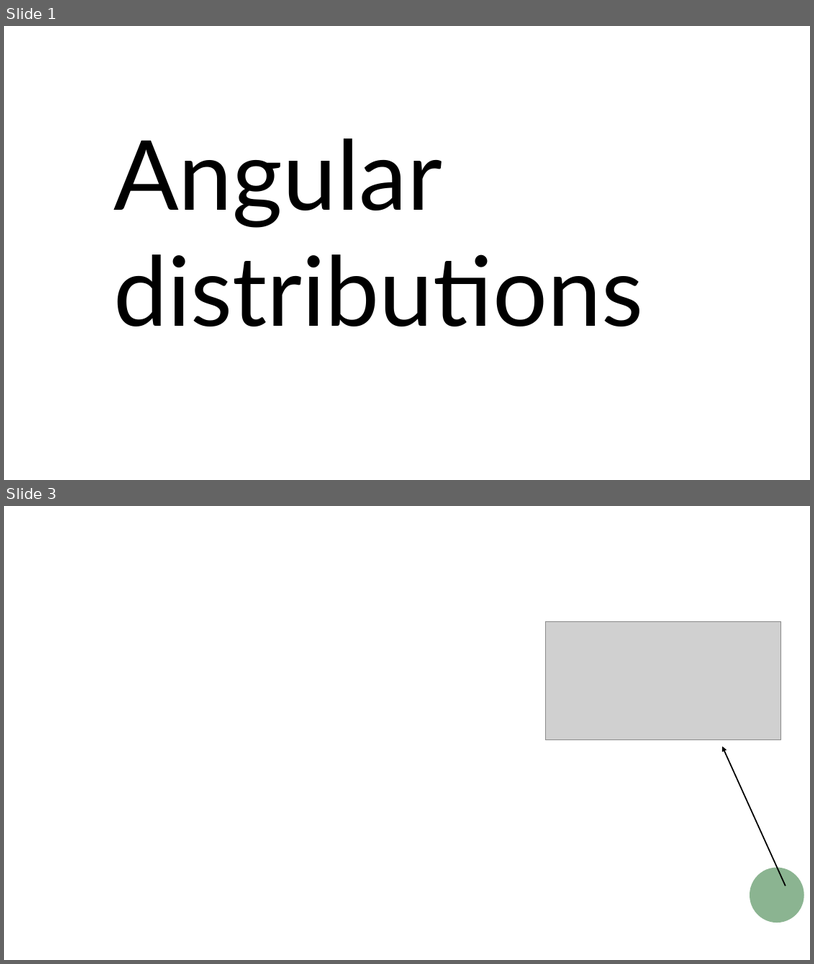
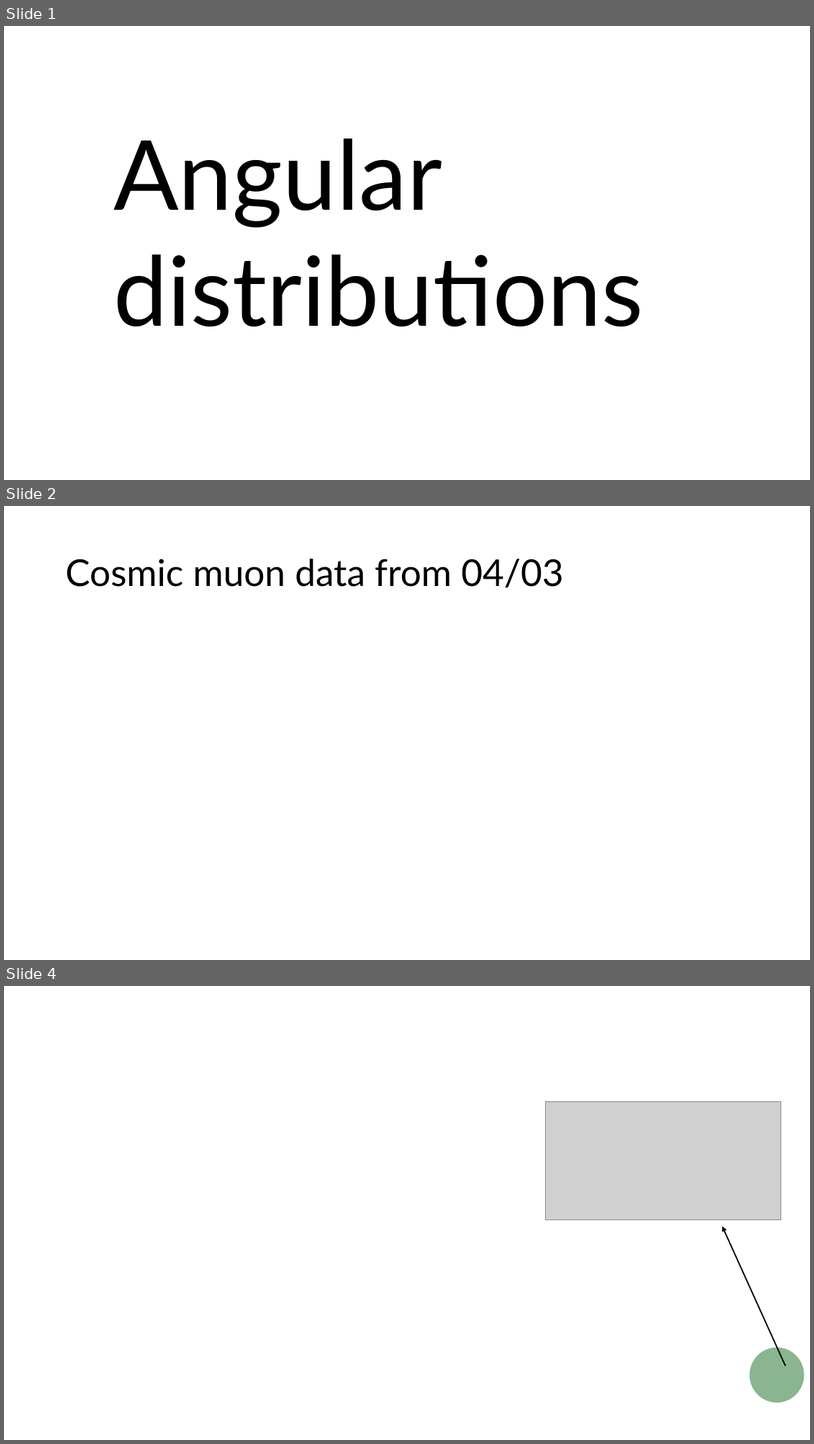
Before and after one commit to PatrickC12/ProAnubisReconstruction, a slide deck: ProAnubis_CERN/Investigations/Pictures.pptx. Shown one above the other, each under a label of ours: slides 1 and 3 before the commit, slides 1, 2 and 4 after it; the slides between them are not shown. The pictures are 814x964 and 814x1444 pixels, drawn with LibreOffice and Linux fonts; fonts in the diff are those of the drawing; grey boxes stand for pictures; background and template pictures are left out. Boxes give left, top, right and bottom in pixels: in the first picture for what was removed or moved away, otherwise in the second. Text is boxed around its words. In the diff, an @@ line names an element or a change of style, - is before the commit and + after.

```diff
--- a/ProAnubis_CERN/Investigations/Pictures.pptx
+++ b/ProAnubis_CERN/Investigations/Pictures.pptx
@@ slide 2 added at (4, 506, 810, 960), background #FFFFFF @@
@@ title added at (65, 559, 563, 588), 44 pt, text #000000 @@
+Cosmic muon data from 04/03
@@ what was slide 3 is now slide 4 @@
```
Also in this commit, not shown: 2 slides changed, 4 other files.
